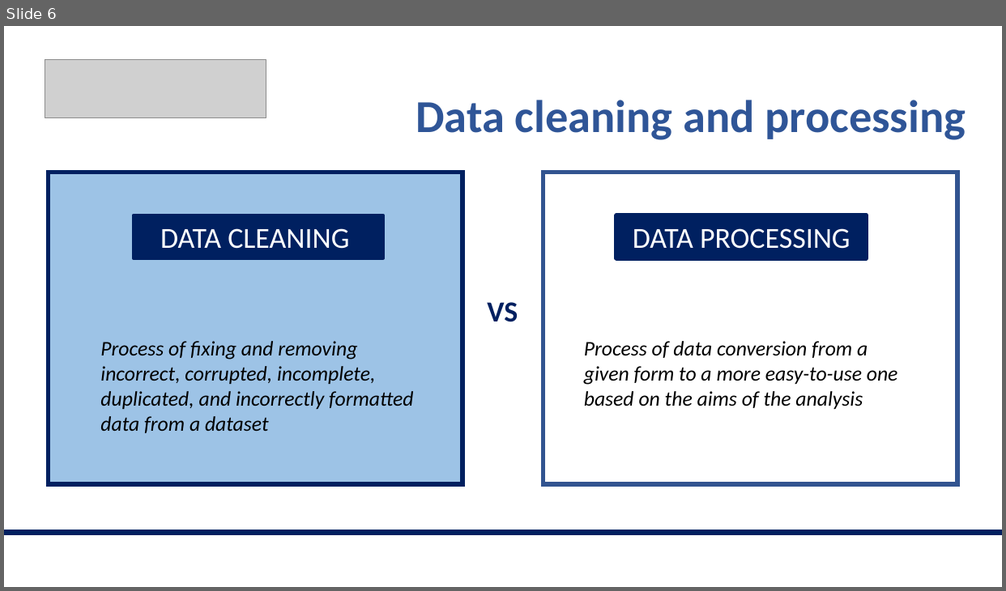
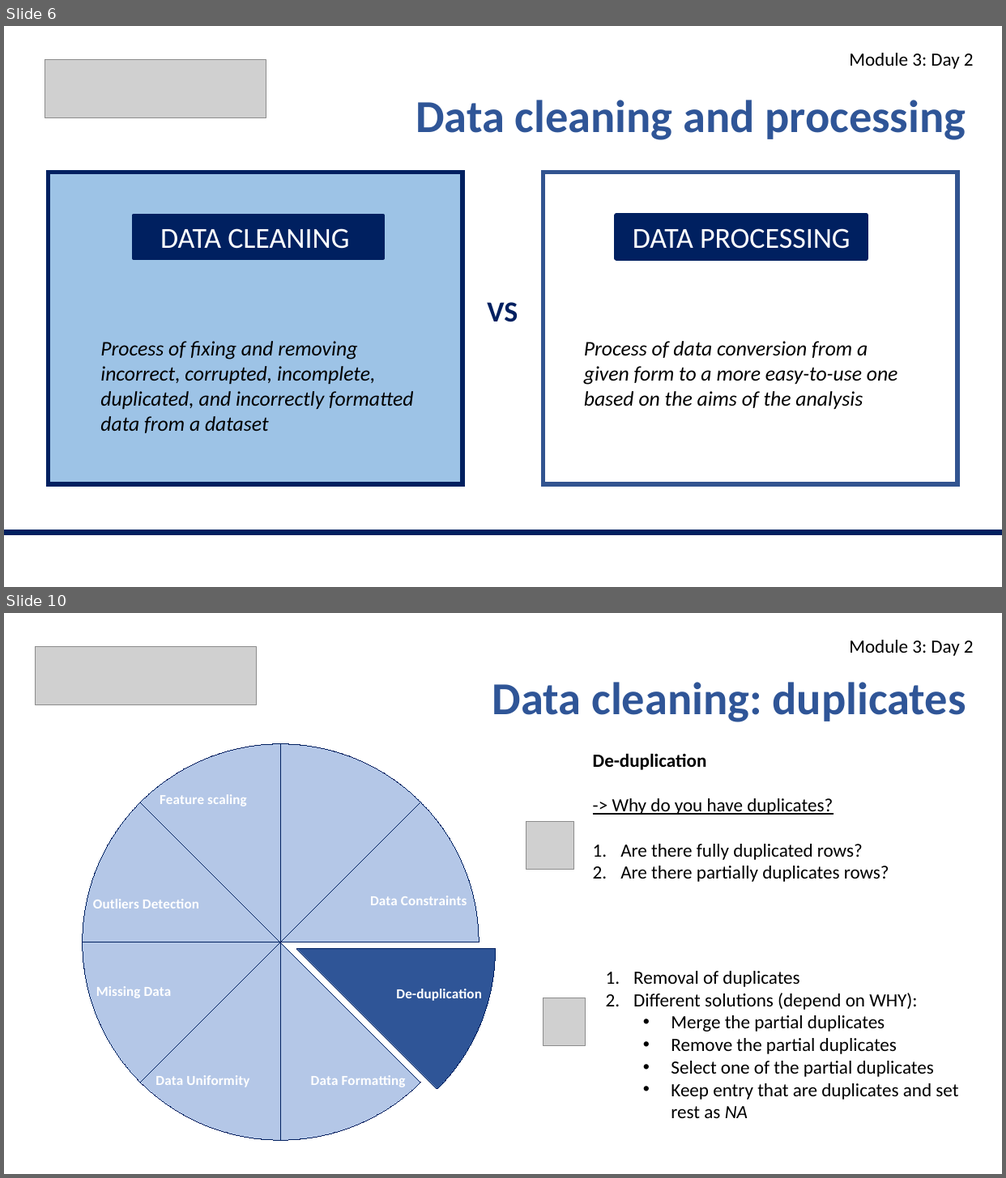
Before and after one commit to valegiunchiglia/2022-Module3-ImperialCollege, a slide deck: Day2/Day2.pptx. Shown one above the other, each under a label of ours: slide 6 before the commit, slides 6 and 10 after it; the slides between them are not shown. The pictures are 1006x591 and 1006x1178 pixels, drawn with LibreOffice and Linux fonts; fonts in the diff are those of the drawing; grey boxes stand for pictures. Boxes give left, top, right and bottom in pixels: in the first picture for what was removed or moved away, otherwise in the second. Text is boxed around its words. In the diff, an @@ line names an element or a change of style, - is before the commit and + after.

```diff
--- a/Day2/Day2.pptx
+++ b/Day2/Day2.pptx
@@ slide 10 added at (4,613,1002,1174), background #FFFFFF @@
@@ picture added at (36,647,256,705) @@
@@ text added at (849,640,974,656), 18 pt, text #000000 @@
+Module 3: Day 2
@@ text added at (492,682,966,722), 44 pt, text #2F5597, bold @@
+Data cleaning: duplicates
@@ pie chart added at (4,693,637,1174) @@
+categories: Irrelevant data and data structure, Data Constraints, De-duplication, Data Formatting, Data Uniformity, Missing Data, Outliers Detection, Feature scaling
+Series 1: 12, 12, 12, 12, 12, 12, 12, 12, -
@@ text added at (593,753,889,882), 18 pt, text #000000 @@
+De-duplication
+-> Why do you have duplicates?
+1. Are there fully duplicated rows?
+2. Are there partially duplicates rows?
@@ picture added at (526,822,573,870) @@
@@ text added at (633,971,958,1118), 18 pt, text #000000 @@
+  1. Removal of duplicates
+  2. Different solutions (depend on WHY):
+    • Merge the partial duplicates
+    • Remove the partial duplicates
+    • Select one of the partial duplicates
+    • Keep entry that are duplicates and set rest as NA
@@ picture added at (543,998,586,1046) @@
@@ slide 6 changed as well @@
@@ text added at (849,53,974,69), 18 pt, text #000000 @@
+Module 3: Day 2
```
Also in this commit, not shown: 6 other slides changed, 8 other slides added, 2 other files.
